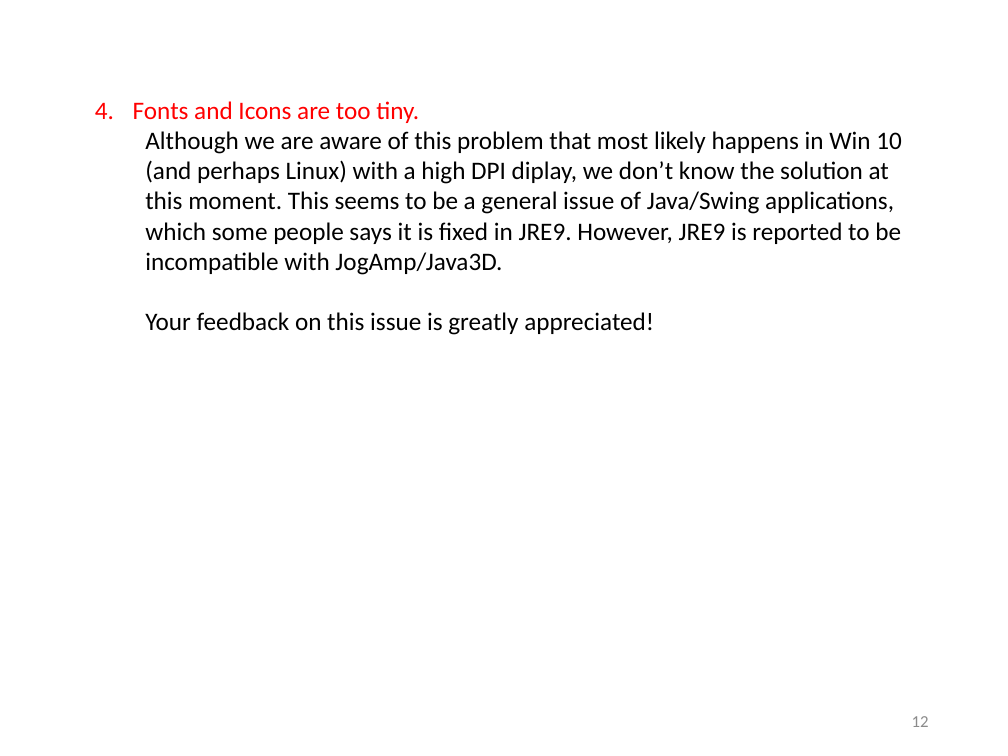
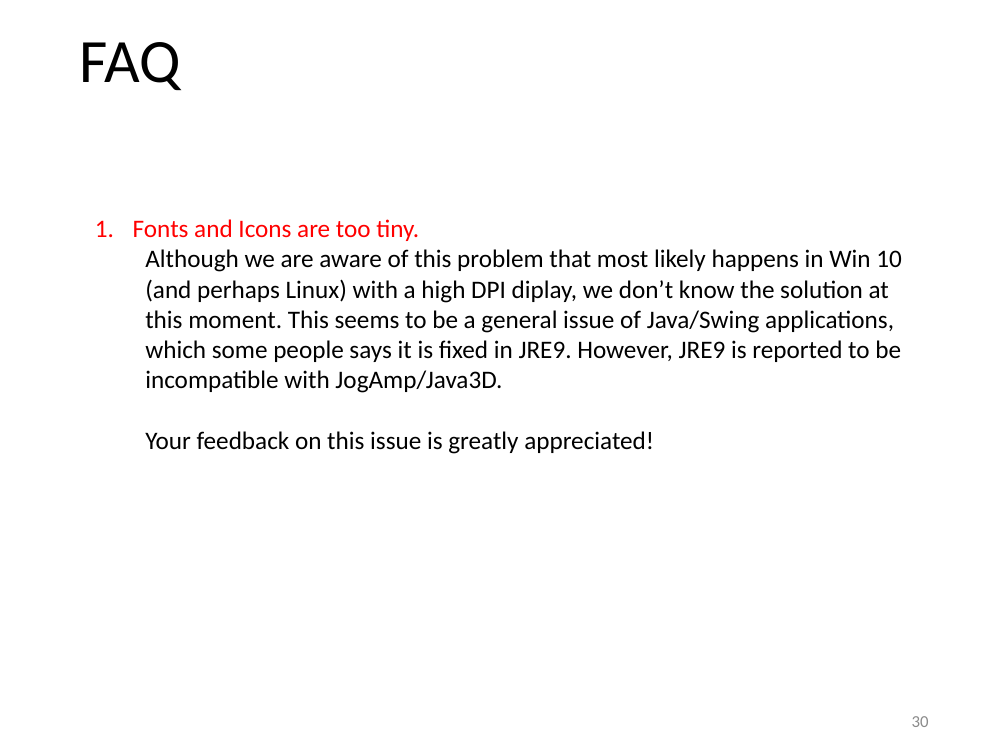
Before and after one commit to yagikiyoshi/sindo, a slide deck: slide 31 of doc/JSindo/install.pptx (slide 13 before the commit). Drawn at 1008x756 pixels with LibreOffice and Linux fonts; fonts in the diff are those of the drawing. Boxes give left, top, right and bottom in pixels: in the first picture for what was removed or moved away, otherwise in the second. Text is boxed around its words. In the diff, an @@ line names an element or a change of style, - is before the commit and + after.

```diff
--- a/doc/JSindo/install.pptx
+++ b/doc/JSindo/install.pptx
@@ title added at box(79, 42, 180, 90), 44 pt, text #000000 @@
+FAQ
@@ text "Fonts and Icons are too ...": place and size @@
-text "Fonts and Icons are too ..." at box(133, 101, 902, 335)
+text "Fonts and Icons are too ..." at box(133, 219, 902, 454)
@@ page number at box(912, 716, 929, 727): text changed @@
-12
+30
```
Also in this commit, not shown: 10 other slides changed, 18 slides added, 1 other file.
